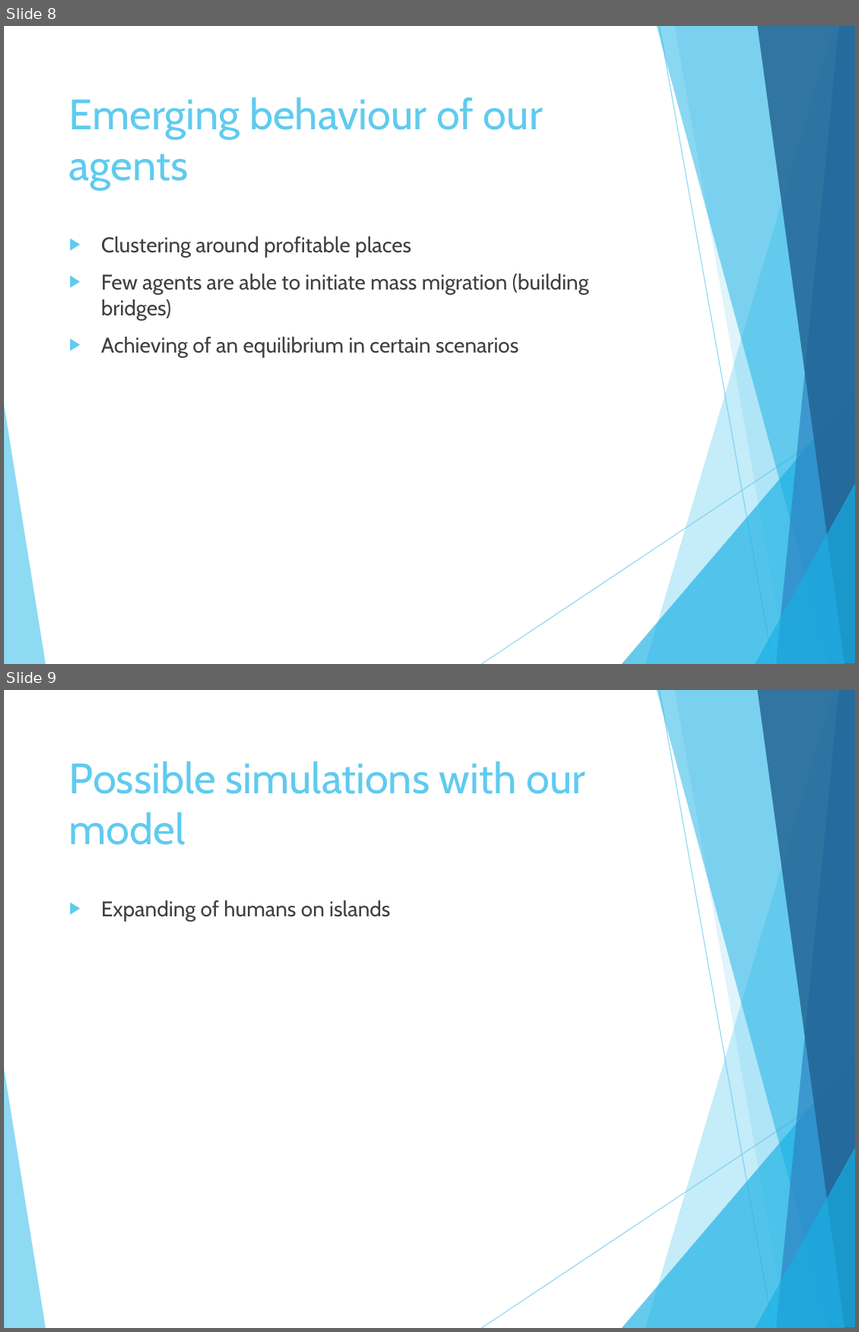
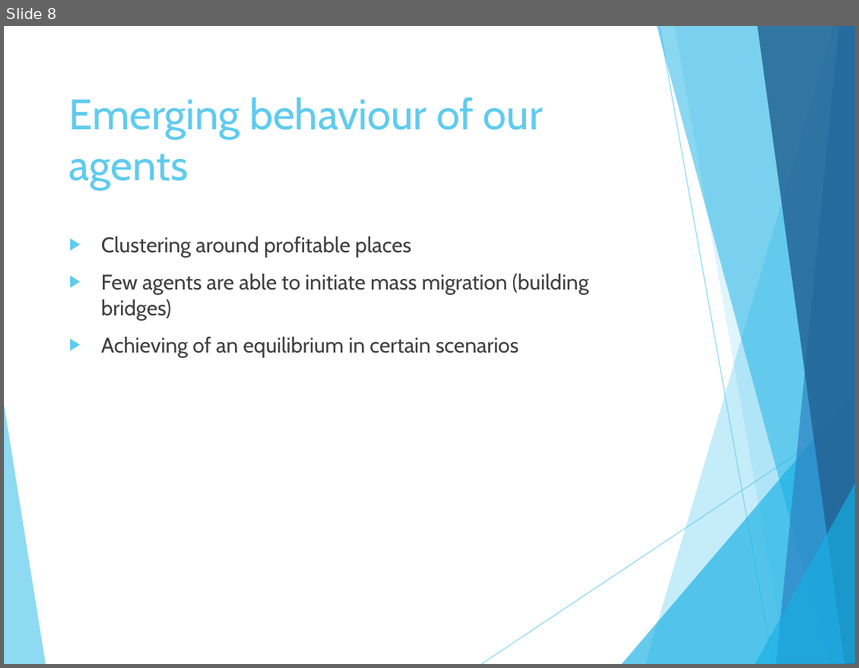
Before and after one commit to rmenta/SMABSAC, a slide deck: presentation/Final_presentation.pptx. Shown one above the other, each under a label of ours: slides 8 and 9 before the commit, slide 8 after it. The pictures are 859x1332 and 859x668 pixels, drawn with LibreOffice and Linux fonts; fonts in the diff are those of the drawing. Boxes give left, top, right and bottom in pixels: in the first picture for what was removed or moved away, otherwise in the second. Text is boxed around its words. In the diff, an @@ line names an element or a change of style, - is before the commit and + after.

Commit message:
PPP

```diff
--- a/presentation/Final_presentation.pptx
+++ b/presentation/Final_presentation.pptx
@@ slide 9 removed at (4,690,855,1328), background #FFFFFF; not listed: 10 template elements that a slide beside it also shows @@
@@ title removed at (69,761,585,845) @@
-Possible simulations with our model
@@ text removed at (101,901,390,921) @@
-▶ Expanding of humans on islands
```
Also in this commit, not shown: 1 slide changed.
